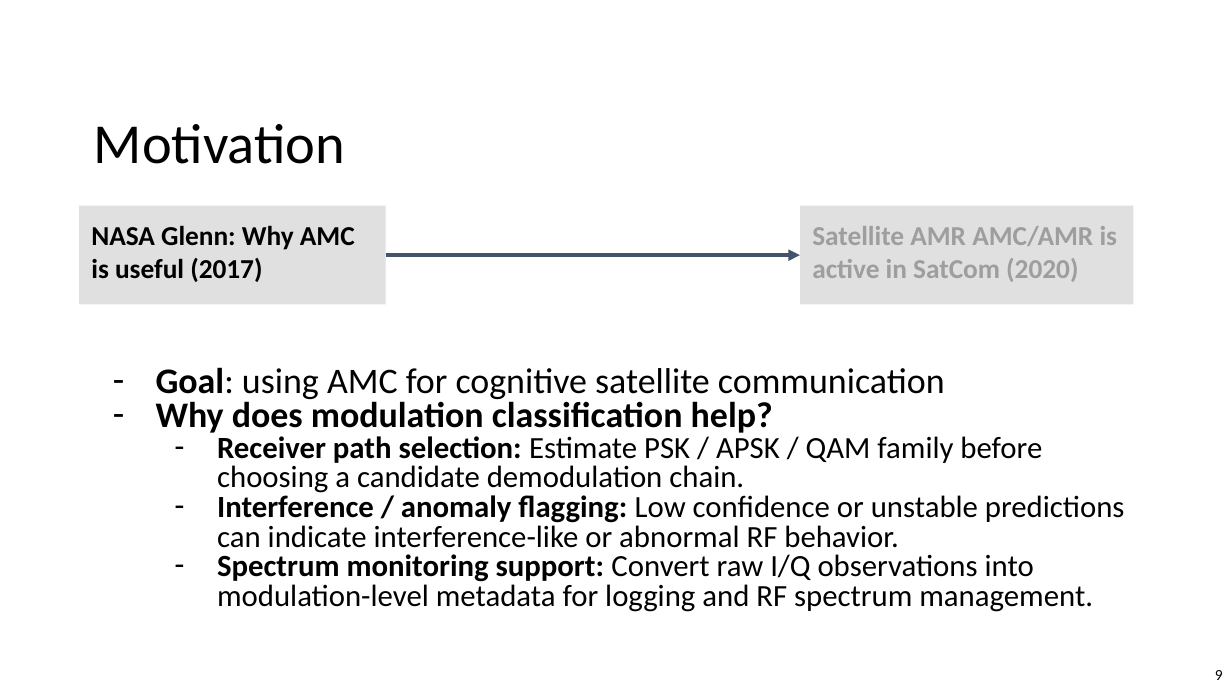
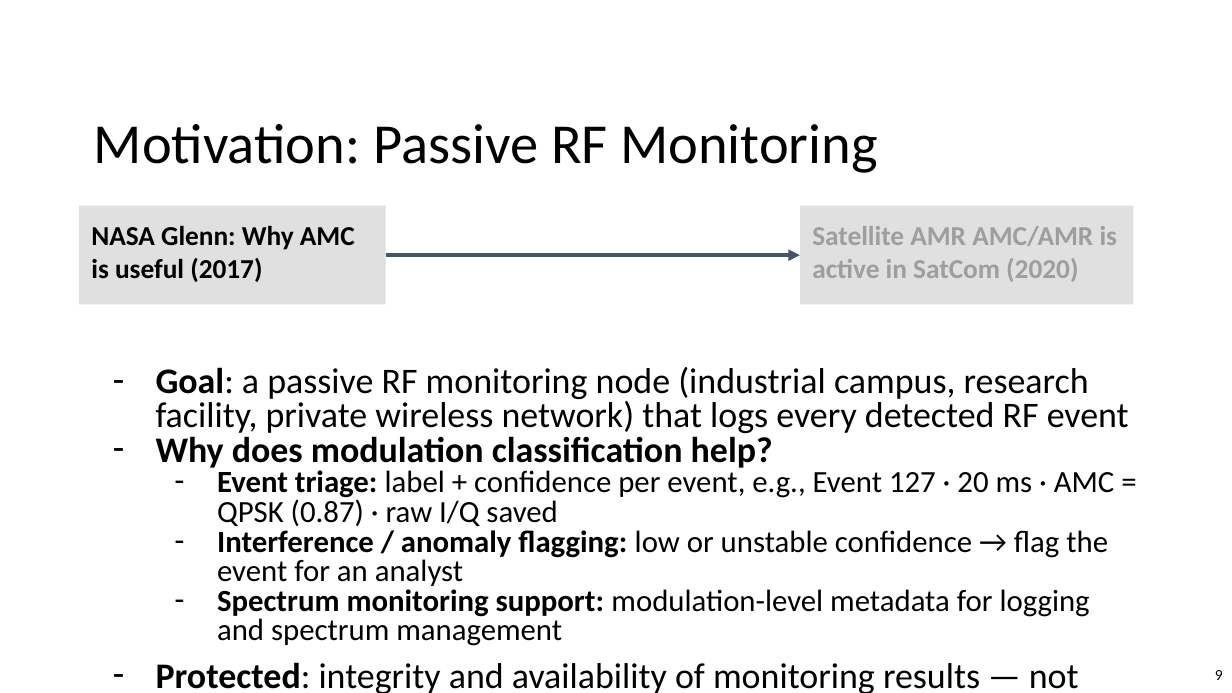
Before and after one commit to L-Lina/sdr-awn-spectrum-sensing-poc, a slide deck: slide 9 of paper_presentation_refined.pptx. Drawn at 1232x693 pixels with LibreOffice and Linux fonts; fonts in the diff are those of the drawing; background and template pictures are left out. Boxes give left, top, right and bottom in pixels: in the first picture for what was removed or moved away, otherwise in the second. Text is boxed around its words. In the diff, an @@ line names an element or a change of style, - is before the commit and + after.

```diff
--- a/paper_presentation_refined.pptx
+++ b/paper_presentation_refined.pptx
@@ title at [94,124,877,173]: text changed @@
-Motivation
+Motivation: Passive RF Monitoring
@@ text at [156,367,1129,437]: text changed @@
-– Goal: using AMC for cognitive satellite communication
+– Goal: a passive RF monitoring node (industrial campus, research facility, private wireless network) that logs every detected RF event
@@ text at [156,467,1115,693]: text changed @@
-  – Receiver path selection: Estimate PSK / APSK / QAM family before choosing a candidate demodulation chain.
-  – Interference / anomaly flagging: Low confidence or unstable predictions can indicate interference-like or abnormal RF behavior.
-  – Spectrum monitoring support: Convert raw I/Q observations into modulation-level metadata for logging and RF spectrum management.
+  – Event triage: label + confidence per event, e.g., Event 127 · 20 ms · AMC = QPSK (0.87) · raw I/Q saved
+  – Interference / anomaly flagging: low or unstable confidence → flag the event for an analyst
+  – Spectrum monitoring support: modulation-level metadata for logging and spectrum management
+– Protected: integrity and availability of monitoring results — not signal confidentiality
```
Also in this commit, not shown: 6 other slides changed, 2 slides added.
